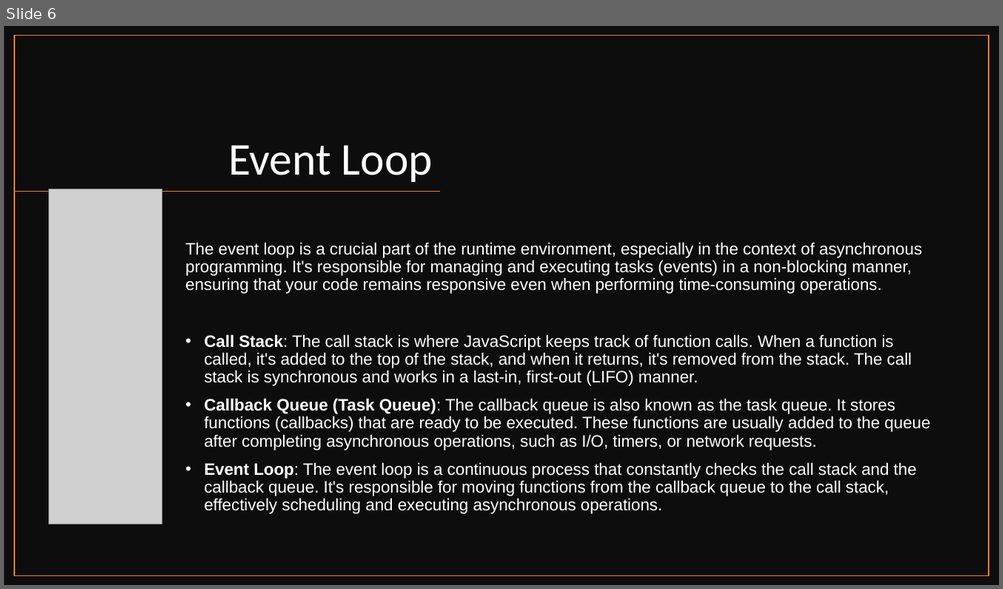
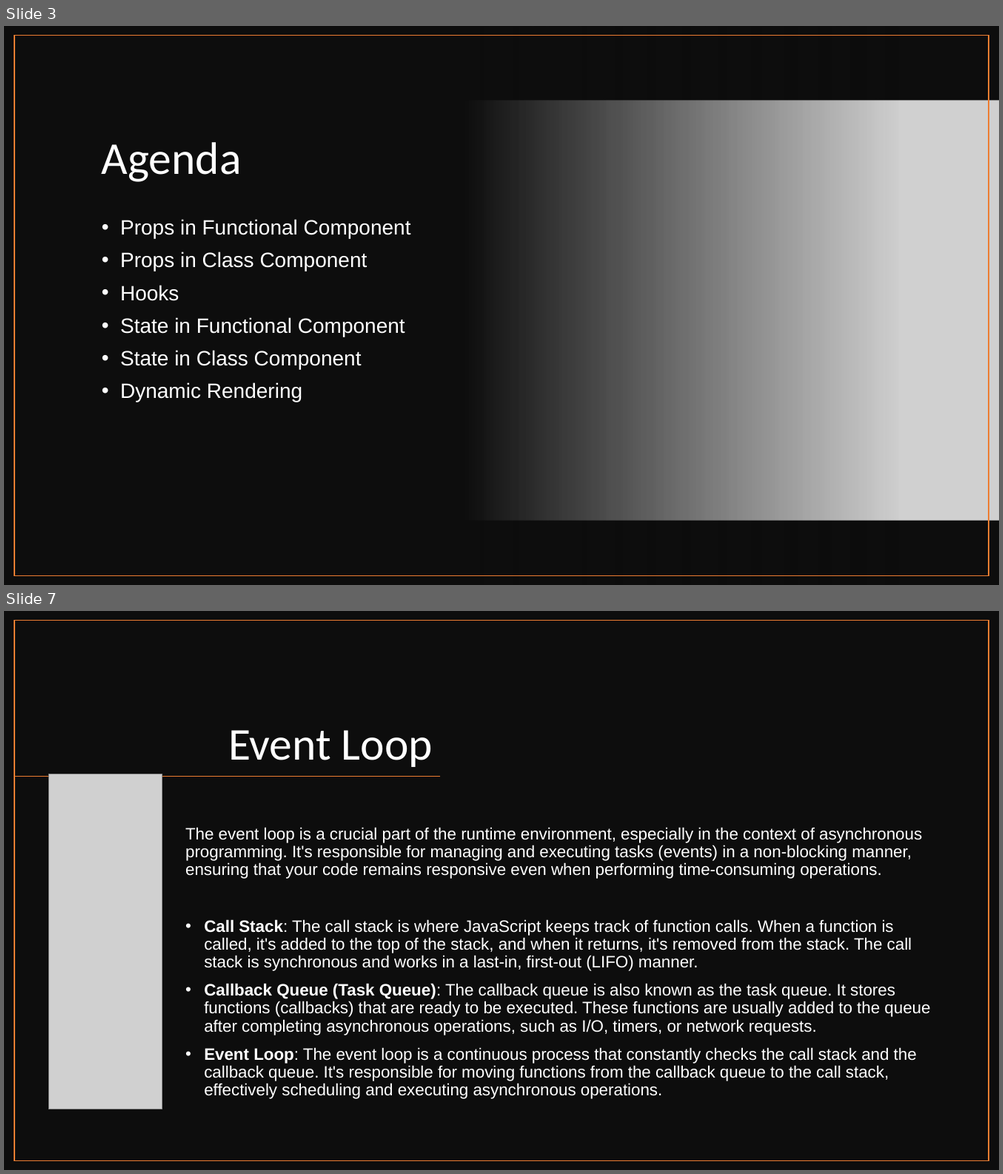
Before and after one commit to SivaPrasannaS/skg, a slide deck: react/study_materials/React.pptx. Shown one above the other, each under a label of ours: slide 6 before the commit, slides 3 and 7 after it; the slides between them are not shown. The pictures are 1003x589 and 1003x1174 pixels, drawn with LibreOffice and Linux fonts; fonts in the diff are those of the drawing; grey boxes stand for pictures. Boxes give left, top, right and bottom in pixels: in the first picture for what was removed or moved away, otherwise in the second. Text is boxed around its words. In the diff, an @@ line names an element or a change of style, - is before the commit and + after.

```diff
--- a/react/study_materials/React.pptx
+++ b/react/study_materials/React.pptx
@@ slide 3 added at [4,26,999,585], background #FFFFFF @@
@@ rectangle added at [4,26,999,585], fill #0D0D0D @@
@@ rectangle added at [4,26,999,585], fill gradient #0D0D0D @@
@@ rectangle added at [14,36,989,577], outline #ED7D31 1 pt @@
@@ picture added at [301,100,999,520] @@
@@ title added at [102,142,242,182], 44 pt, text #FFFFFF @@
+Agenda
@@ text added at [120,219,411,402], 20 pt, text #FFFFFF @@
+• Props in Functional Component
+• Props in Class Component
+• Hooks
+• State in Functional Component
+• State in Class Component
+• Dynamic Rendering
@@ what was slide 6 is now slide 7 @@
```
Also in this commit, not shown: 6 slides changed, 8 other slides added, 4 other files.
